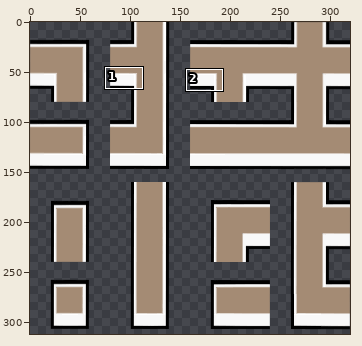
Sprite sheet, stored at Textures/Things/Building/Linked/LinkedPlantPotSquare/Wall_Atlas_Bricks.png. Above: a wide view before the commit, with the close-up outlined.
Close-up. Earlier state:
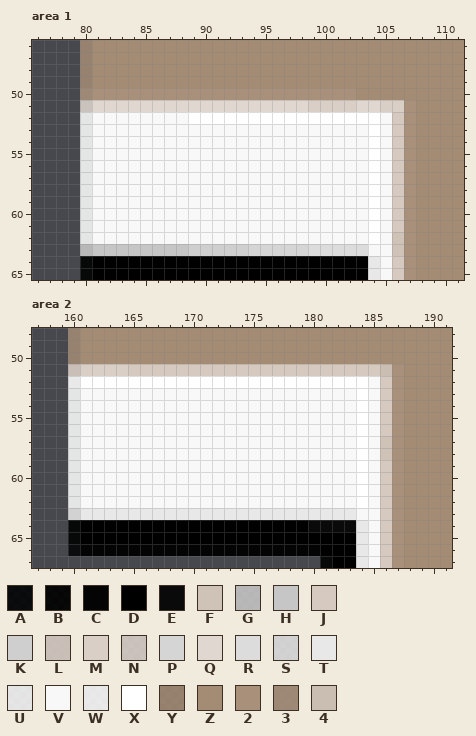
The file is 320x320 pixels. Pixels under 10% opacity are left out. Colours within 5 levels of each other are drawn and written as one. Shown: area 1: x 76..111, y 46..65; area 2: x 157..191, y 48..67. The wide view leaves out empty margins. The commit also changed other parts of the picture, which this record leaves out.
Palette (. is transparent): A #000000d6  B #000000e4  C #000000f0  D #000000  E #0a0a0a  F #cfc3b8  G #c5c5c5e4  H #c6c6c6  J #d6cac0  K #cfcfcf  L #dacfc6e1  M #dacfc6  N #ddd3ccdf  P #d5d5d5  Q #e0d8d0  R #dcdcdc  S #e5e5e5e0  T #e8e8e8  U #f8f8f8e3  V #f8f8f8  W #ffffffe0  X #ffffff  Y #a48b74db  Z #a48b74  2 #a8907a  3 #a9927ce0  4 #cabdb1
Pixels before, area 1, first column x 80:
46 YZZZZZZZZZZZZZZZZZZZZZZZZZZZZZZZ
47 YZZZZZZZZZZZZZZZZZZZZZZZZZZZZZZZ
48 YZZZZZZZZZZZZZZZZZZZZZZZZZZZZZZZ
49 YZZZZZZZZZZZZZZZZZZZZZZZZZZZZZZZ
50 32222222222222222222222ZZZZZZZZZ
51 NQQQQQQQQQQQQQQQQQQMMMMQQMM2ZZZZ
52 UVVVVVVVVXXXXXXXXXXXXXXXXVJ2ZZZZ
53 UVVVVVVVVVVVVVVVVVVVVVVVXVJ2ZZZZ
54 UVVVVVVVVVVVVVVVVVVVVVVVXVJ2ZZZZ
55 UVVVVVVVVVVVVVVVVVVVVVVVXVJ2ZZZZ
56 UVVVVVVVVVVVVVVVVVVVVVVVXVJ2ZZZZ
57 UVVVVVVVVVVVVVVVVVVVVVVVXVJ2ZZZZ
58 UVVVVVVVVVVVVVVVVVVVVVVVXVJ2ZZZZ
59 UVVVVVVVVVVVVVVVVVVVVVVVXVJ2ZZZZ
60 UVVVVVVVVVVVVVVVVVVVVVVVXVJ2ZZZZ
61 UVVVVVVVVVVVVVVVVVVVVVVVXVJ2ZZZZ
62 UVVVVVVVVVVVVVVVVVVVVVVVXVF2ZZZZ
63 GHHHHHHHHKKKKKPPPPPRRRRRVVF2ZZZZ
64 BDDDDDDDDDDDDDDDDDDDDDDDTVJ2ZZZZ
65 BDDDDDDDDDDDDDDDDDDDDDDDTVJ2ZZZZ
Pixels before, area 2, first column x 160:
48 YZZZZZZZZZZZZZZZZZZZZZZZZZZZZZZZ
49 YZZZZZZZZZZZZZZZZZZZZZZZZZZZZZZZ
50 YZZZZZZZZZZZZZZZZZZZZZZZZZZZZZZZ
51 LMMMMJJJJJJJJJJJJJJJJJJJJJ42ZZZZ
52 WXXXXXXXXXXXXXXXXXXXXXXXXVJ2ZZZZ
53 UVVVVVVVVVVVVVVVVVVVVVVVXVJ2ZZZZ
54 UVVVVVVVVVVVVVVVVVVVVVVVXVJ2ZZZZ
55 UVVVVVVVVVVVVVVVVVVVVVVVXVJ2ZZZZ
56 UVVVVVVVVVVVVVVVVVVVVVVVXVJ2ZZZZ
57 UVVVVVVVVVVVVVVVVVVVVVVVXVF2ZZZZ
58 UVVVVVVVVVVVVVVVVVVVVVVVXVF2ZZZZ
59 UVVVVVVVVVVVVVVVVVVVVVVVXVJ2ZZZZ
60 UVVVVVVVVVVVVVVVVVVVVVVVXVJ2ZZZZ
61 UVVVVVVVVVVVVVVVVVVVVVVVXVJ2ZZZZ
62 UVVVVVVVVVVVVVVVVVVVVVVVXVJ2ZZZZ
63 STTTTTTTTTTTTTTTTTTTTTTTVVJ2ZZZZ
64 BDDDDDDDDDDDDDDDDDDDEEEETVJ2ZZZZ
65 BDDDDDDDDDDDDDDDDDDDDDDDTVJ2ZZZZ
66 ACCCCCCCCCCCCCCCCCCCCDDDTVJ2ZZZZ
67 .....................BDDTVJ2ZZZZ
The same view after the edit:
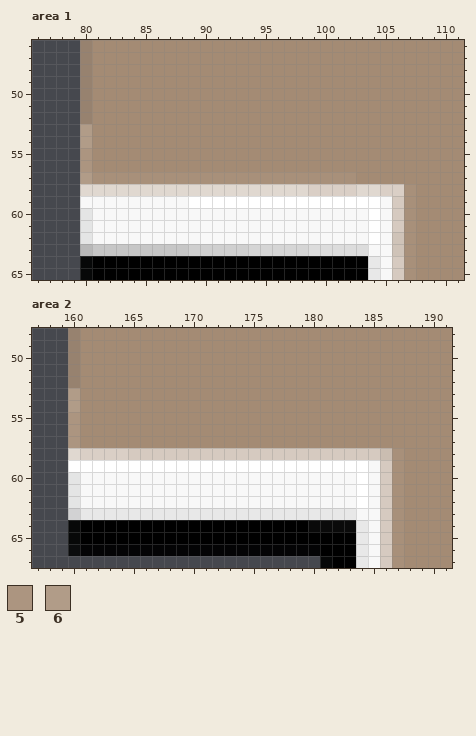
Colours new in this view: 5 #ac9580  6 #b19c88
Edits made:
Area 1:
Colour 2 replaces colour V in row 57 at x 81 to 102.
Colour 5 replaces colour U in rows 55 to 56 at x 80.
Colour 6 replaces colour U in rows 53 to 54 at x 80; in row 57 at x 80.
Colour M replaces colour J in row 58 at x 106.
Colour M replaces colour V in row 58 at x 99 to 102 and 105.
Colour Q replaces colour U in row 58 at x 80.
Colour Q replaces colour V in row 58 at x 81 to 98 and 103.
Colour Q replaces colour X in row 58 at x 104.
Colour V replaces colour U in row 59 at x 80.
Colour X replaces colour V in row 59 at x 89 to 103.
Colour Y replaces colour 3 in row 50 at x 80.
Colour Y replaces colour N in row 51 at x 80.
Colour Y replaces colour U in row 52 at x 80.
Colour Z replaces colour 2 in row 50 at x 81 to 102; in rows 51 to 57 at x 107.
Colour Z replaces colour J in rows 52 to 57 at x 106.
Colour Z replaces colour M in row 51 at x 99 to 102 and 105 to 106.
Colour Z replaces colour Q in row 51 at x 81 to 98 and 103 to 104.
Colour Z replaces colour V in row 52 at x 81 to 88 and 105; in rows 53 to 56 at x 81 to 103 and 105; in row 57 at x 103 and 105.
Colour Z replaces colour X in row 52 at x 89 to 104; in rows 53 to 57 at x 104.
Area 2:
Colour 4 replaces colour F in row 58 at x 186.
Colour 5 replaces colour U in rows 55 to 57 at x 160.
Colour 6 replaces colour U in rows 53 to 54 at x 160.
Colour J replaces colour V in row 58 at x 165 to 183 and 185.
Colour J replaces colour X in row 58 at x 184.
Colour M replaces colour V in row 58 at x 161 to 164.
Colour Q replaces colour U in row 58 at x 160.
Colour X replaces colour U in row 59 at x 160.
Colour X replaces colour V in row 59 at x 161 to 183.
Colour Y replaces colour L in row 51 at x 160.
Colour Y replaces colour W in row 52 at x 160.
Colour Z replaces colour 2 in rows 51 to 57 at x 187.
Colour Z replaces colour 4 in row 51 at x 186.
Colour Z replaces colour F in row 57 at x 186.
Colour Z replaces colour J in row 51 at x 165 to 185; in rows 52 to 56 at x 186.
Colour Z replaces colour M in row 51 at x 161 to 164.
Colour Z replaces colour V in row 52 at x 185; in rows 53 to 57 at x 161 to 183 and 185.
Colour Z replaces colour X in row 52 at x 161 to 184; in rows 53 to 57 at x 184.
Boxes around the changes in both close-ups, in picture pixels (x1, y1, x2, y2):
changed: (80, 88, 416, 208)
changed: (68, 364, 404, 472)
